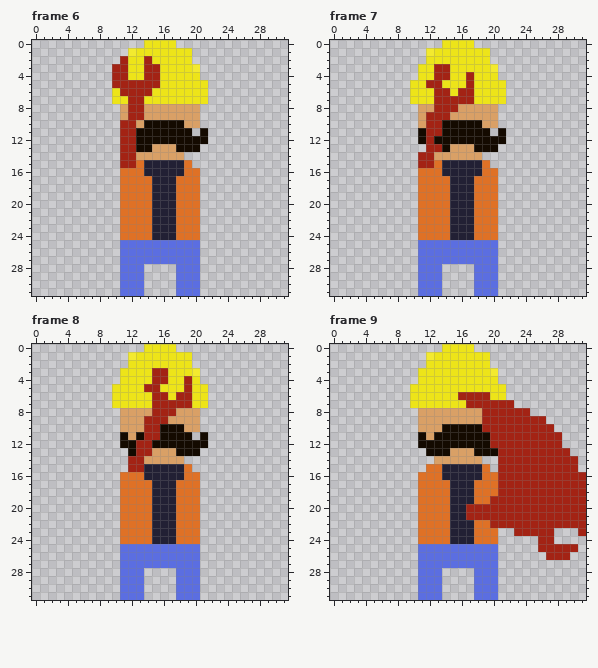
File history of a pixel-art file, src/Assets/ConstructionWorker-Attack.aseprite. The first picture shows the starting point.
32x32 pixels, 10 frames. Shown: frame 6, frame 7, frame 8, frame 9. The commit also changed other frames, which this record leaves out.
Once edited:
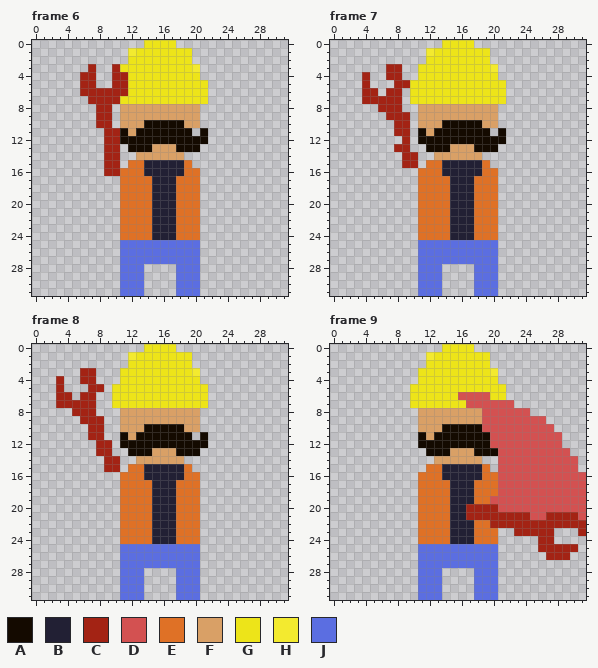
Palette (. is transparent): A #140a00  B #222034  C #a32314  D #d35151  E #df7126  F #d9a066  G #ede419  H #f3ea2f  J #5b6ee1
Changes in this commit:
Changed rows in their new state; - is an unchanged pixel.
Frame 6, layer "Wrench":
first column x 6:
 2 -----.--G-
 3 -C---G--GG
 4 CC------GG
 5 CC----GGGG
 6 CCCCC-GGG-
 7 -CCCC-GG--
 8 --CC--FF--
 9 --CC--FF--
10 --CC-FF---
11 ---CCAF---
12 ---CCAA---
13 ---CC.A---
14 ---CC..---
15 ---CC.E---
16 ---CC-----
Frame 7, layer "Wrench":
first column x 4:
 3 ---CC----GG---
 4 C--CC----GG--G
 5 C---CC--GG---G
 6 CC-CC----GG-GG
 7 CCCCC----GGGGG
 8 --CCC----FFF--
 9 ---CCC--FFF---
10 ----CC--FF----
11 ----CC--FA----
12 -----C--A-----
13 ----CC--AA----
14 -----CC..-----
15 -----CC.E-----
Frame 8, layer "Wrench":
first column x 3:
 3 ---CC-------GG---
 4 C--CC-------GG--G
 5 C---CC-----GG---G
 6 CC-CC-------GG-GG
 7 CCCCC-------GGGGG
 8 --CCC-------FFF--
 9 ---CCC-----FFF---
10 ----CC-----AA----
11 ----CC-----AA----
12 -----CC---AA-----
13 -----CC---AA-----
14 ------CC-.F------
15 ------CC-EE------
Frame 9, layer "Trail":
first column x 16:
 6 DDDD------------
 7 -DDDDDD---------
 8 ---DDDDDD-------
 9 ---DDDDDDDD-----
10 ---DDDDDDDDD----
11 ----DDDDDDDDD---
12 ----DDDDDDDDD---
13 -----DDDDDDDDD--
14 -----DDDDDDDDDD-
15 -----DDDDDDDDDD-
16 -----DDDDDDDDDDD
17 -----DDDDDDDDDDD
18 -----DDDDDDDDDDD
19 ----DDDDDDDDDDDD
20 -----DDDDDDDDDDD
21 ---------DD----D
